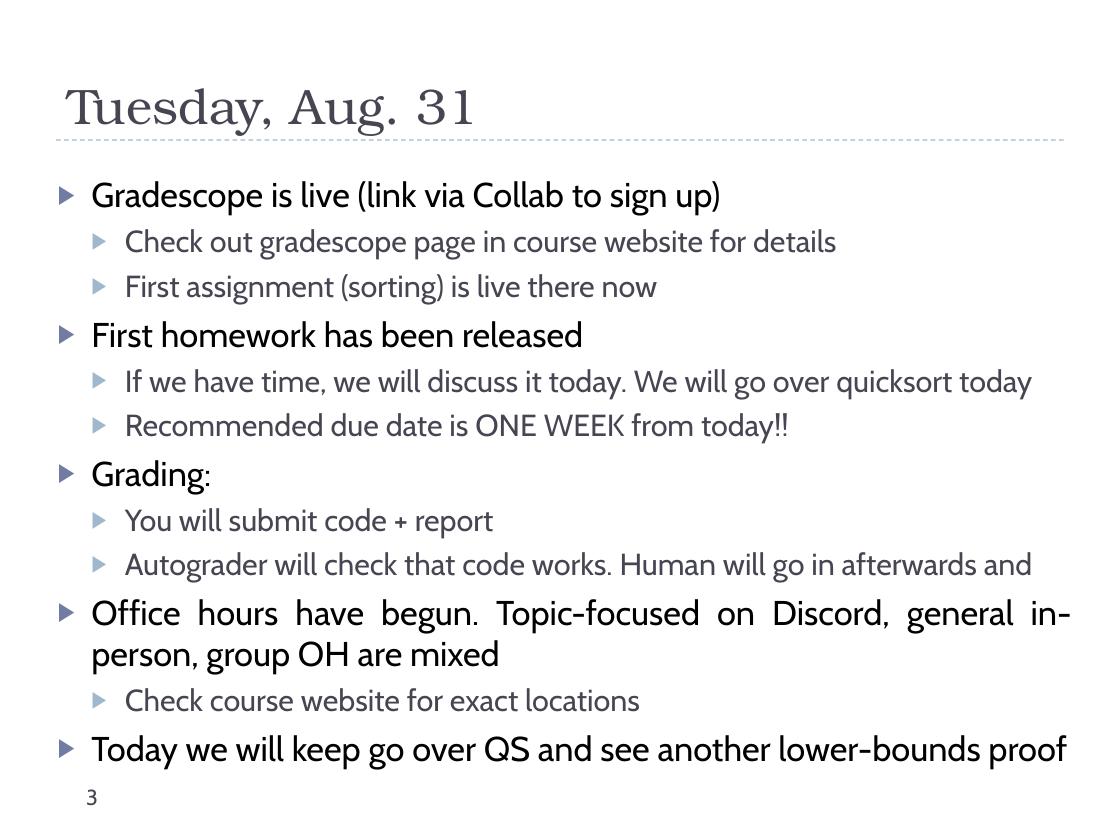
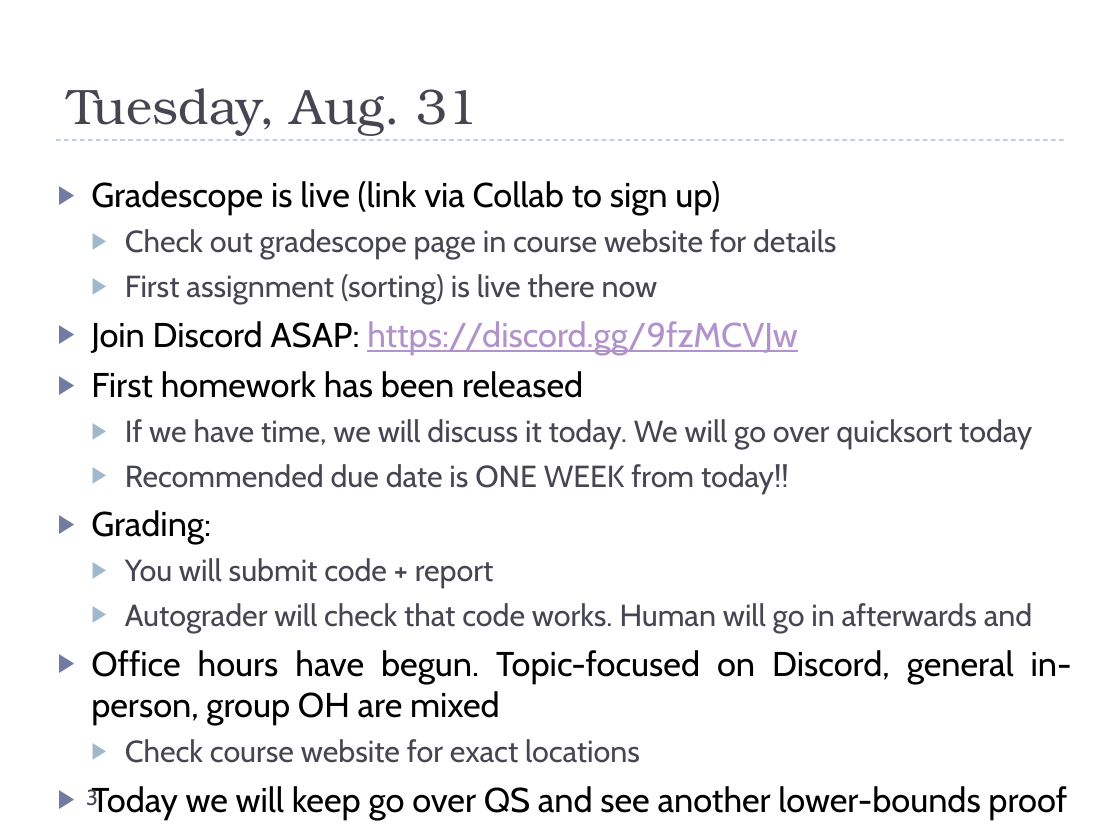
Before and after one commit to uva-cs/cs4102-f21, a slide deck: slide 3 of slides/dailyannouncements_mf.pptx. Drawn at 1120x840 pixels with LibreOffice and Linux fonts; fonts in the diff are those of the drawing. Boxes give left, top, right and bottom in pixels: in the first picture for what was removed or moved away, otherwise in the second. Text is boxed around its words. In the diff, an @@ line names an element or a change of style, - is before the commit and + after.

Commit message:
discord link to announcements

```diff
--- a/slides/dailyannouncements_mf.pptx
+++ b/slides/dailyannouncements_mf.pptx
@@ text at box(91, 321, 798, 355): paragraph added @@
+▶ Join Discord ASAP: https://discord.gg/9fzMCVJw
```
